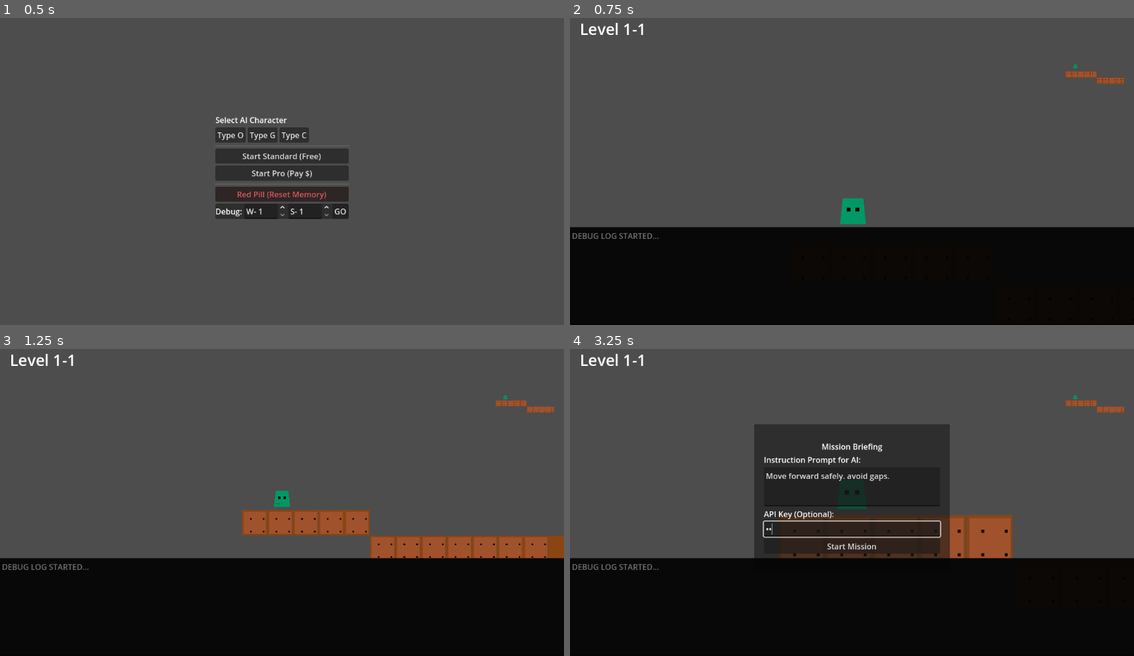
Above: before the commit, frames 1-4 (two rows, left to right).
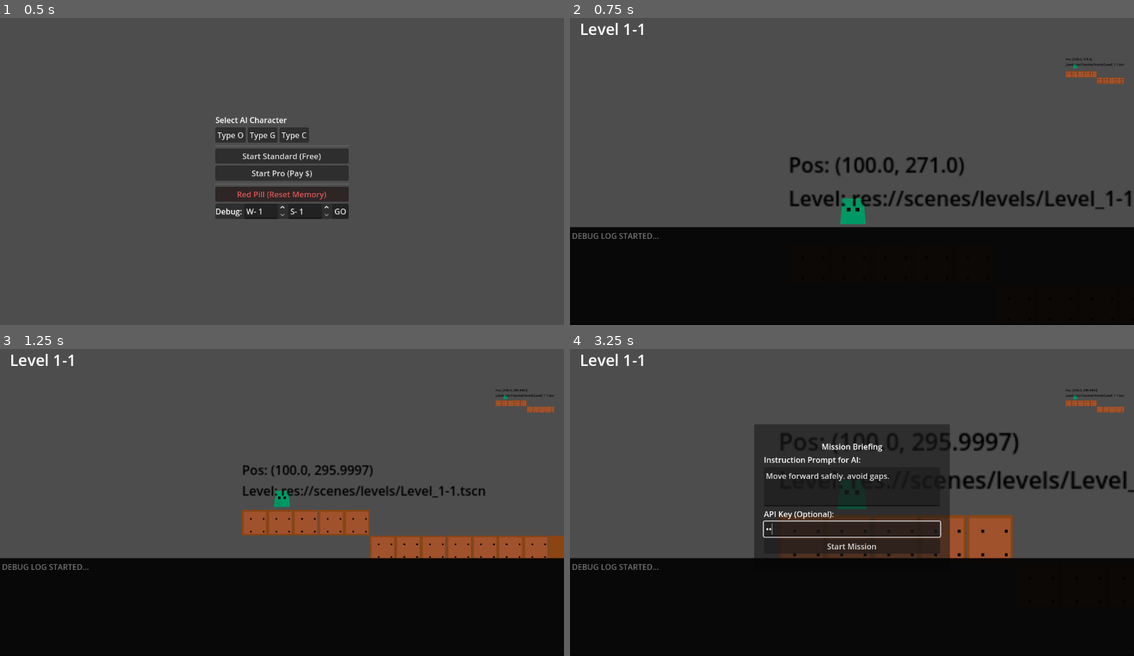
Above: after the commit, the same moments.

Repository: Naoki-kubo64/AI-Action
Game: Godot game, scene res://scenes/main_menu.tscn
Two runs of this game, one before a commit and one after it. Both use one fixed random seed, a clock stepped at 60 frames per second and the inputs below.
Inputs (mouse positions are in pixels of both pictures, inside the frame that each line leads up to):
- Up to frame 1 (0.5 s): no input
- Up to frame 2 (0.75 s): click "Start Standard (Free)" at 0.5 s
- Up to frame 3 (1.25 s): no input
- Up to frame 4 (3.25 s): tap Enter at 2 s; click (852, 530) at 2.77 s; type "12" at 2.85 s

Frame 1 is identical in both runs. In frame 2, 1.9% of the frame differs, in the area x 39-100%, y 13-63%; in frame 3, 0.9%; in frame 4, 1.5%.

Commit message:
debug: add in-world player debug label

Diff:
--- a/scripts/controllers/game_controller.gd
+++ b/scripts/controllers/game_controller.gd
@@ -375,6 +375,8 @@
 	print(msg)
 	if has_node("CanvasLayer/DebugLog"):
 		var log_node = $CanvasLayer/DebugLog
+		log_node.text += msg + "\n"
+		log_node.scroll_vertical = INF
 
 func _construct_manual_level_1_1(parent: Node2D):
 	var block_scene = load("res://scenes/block.tscn")
--- a/scripts/controllers/player_controller.gd
+++ b/scripts/controllers/player_controller.gd
@@ -26,6 +26,17 @@
 	# Apply Gravity
 	if not is_on_floor():
 		velocity.y += gravity * delta
+
+	# DEBUG: Force Label
+	if not has_node("DebugLabel"):
+		var l = Label.new()
+		l.name = "DebugLabel"
+		l.position = Vector2(-100, -100)
+		l.text = "PLAYER ACTIVE"
+		l.modulate = Color.RED
+		l.scale = Vector2(2, 2)
+		add_child(l)
+	$DebugLabel.text = "Pos: " + str(position) + "\nLevel: " + LevelManager.get_current_level_path()
 
 	# Landing / Jumping detection for Squash & Stretch
 	if is_on_floor() and not was_on_floor:
